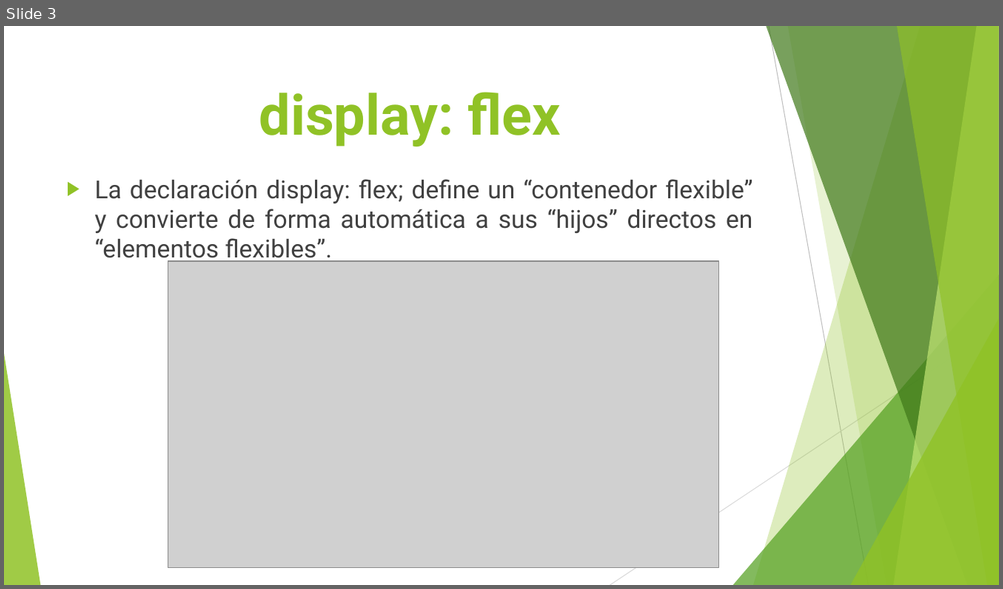
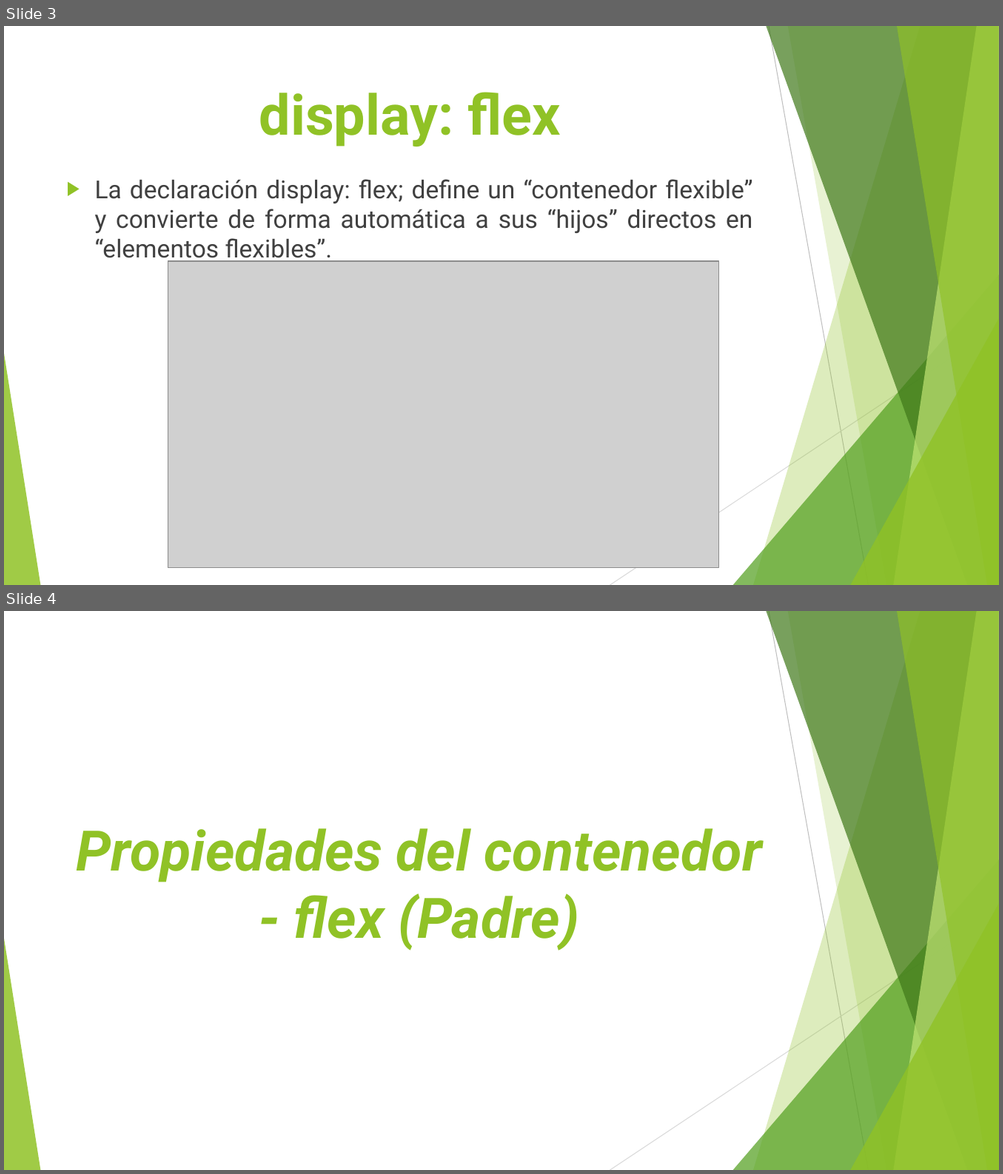
Before and after one commit to sergio180194/ProgramacionWeb, a slide deck: Flexbox/Flexbox.pptx. Shown one above the other, each under a label of ours: slide 3 before the commit, slides 3 and 4 after it. The pictures are 1003x589 and 1003x1174 pixels, drawn with LibreOffice and Linux fonts; fonts in the diff are those of the drawing; grey boxes stand for pictures. Boxes give left, top, right and bottom in pixels: in the first picture for what was removed or moved away, otherwise in the second. Text is boxed around its words. In the diff, an @@ line names an element or a change of style, - is before the commit and + after.

```diff
--- a/Flexbox/Flexbox.pptx
+++ b/Flexbox/Flexbox.pptx
@@ slide 4 added at [4,611,999,1170], background #FFFFFF; not listed: 10 template elements that a slide beside it also shows @@
@@ title added at [76,829,762,951], 54 pt, text #90C226, bold, italic @@
+Propiedades del contenedor - flex (Padre)
```
Also in this commit, not shown: 1 slide changed, 30 other slides added, 1 other file.
